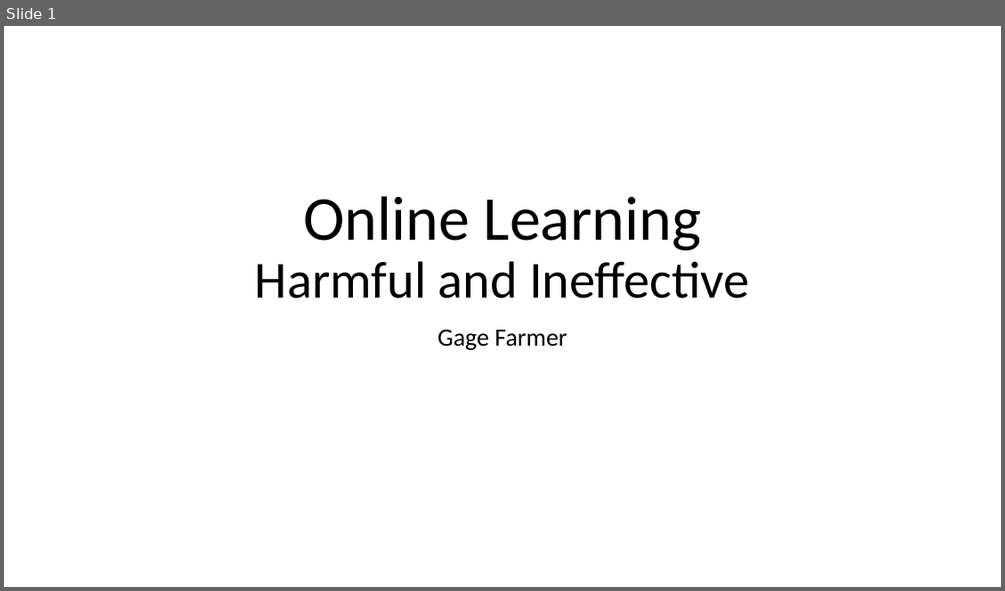
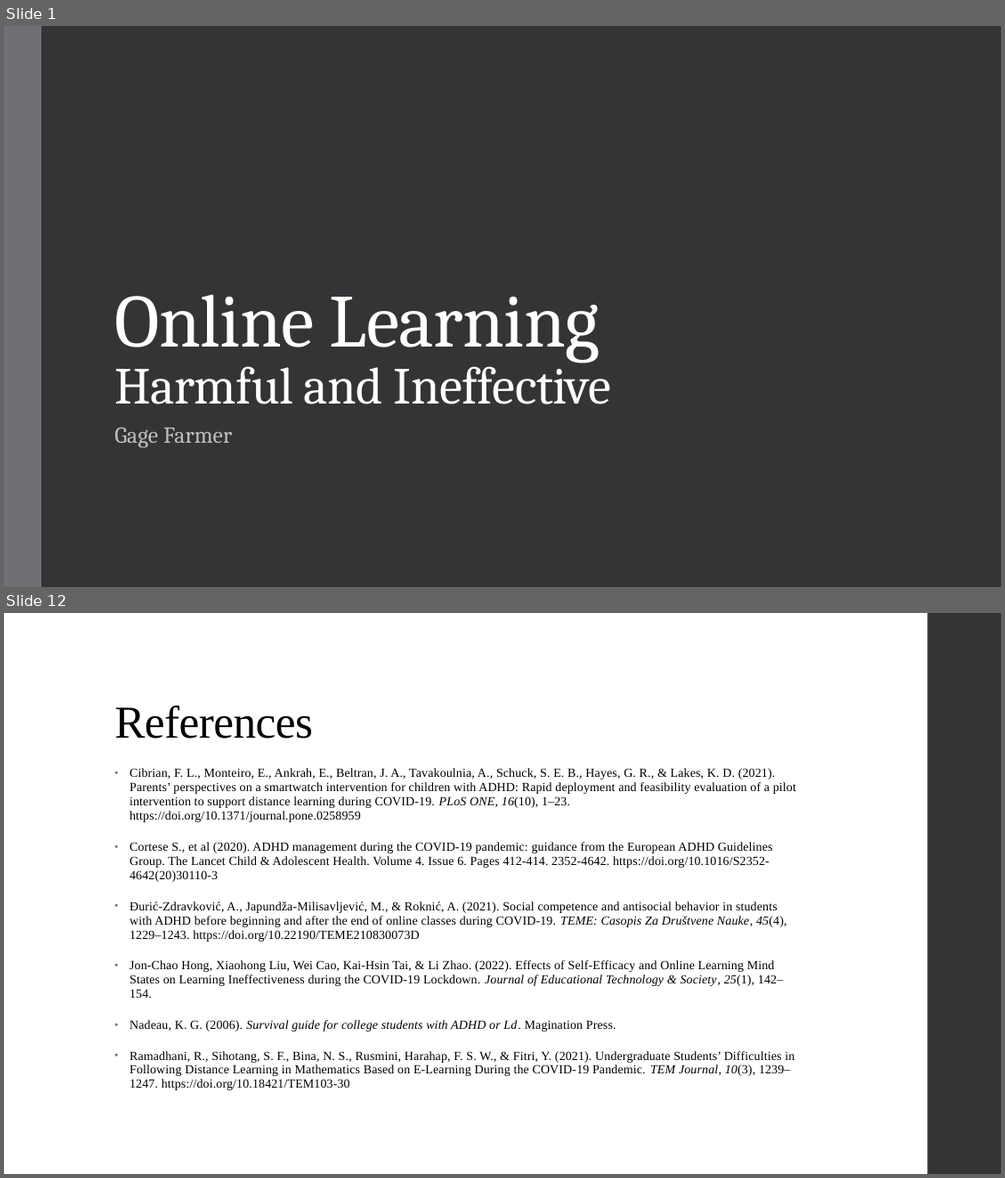
Before and after one commit to trickyok/College-Work, a slide deck: Spring 2022/Comp II/Writing Project 3/Online Learning.pptx. Shown one above the other, each under a label of ours: slide 1 before the commit, slides 1 and 12 after it; the slides between them are not shown. The pictures are 1005x591 and 1005x1178 pixels, drawn with LibreOffice and Linux fonts; fonts in the diff are those of the drawing. Boxes give left, top, right and bottom in pixels: in the first picture for what was removed or moved away, otherwise in the second. Text is boxed around its words. In the diff, an @@ line names an element or a change of style, - is before the commit and + after.

```diff
--- a/Spring 2022/Comp II/Writing Project 3/Online Learning.pptx
+++ b/Spring 2022/Comp II/Writing Project 3/Online Learning.pptx
@@ slide 12 added at (4, 613, 1001, 1174), background #FFFFFF @@
@@ rectangle added at (928, 613, 1001, 1174), fill #353537 @@
@@ title added at (114, 706, 313, 738), 44 pt, text #000000 @@
+References
@@ text added at (129, 768, 796, 1090), 12 pt, text #000000 @@
+• Cibrian, F. L., Monteiro, E., Ankrah, E., Beltran, J. A., Tavakoulnia, A., Schuck, S. E. B., Hayes, G. R., & Lakes, K. D. (2021). Parents’ perspectives on a smartwatch intervention for children with ADHD: Rapid deployment and feasibility evaluation of a pilot intervention to support distance learning during COVID-19. PLoS ONE, 16(10), 1–23. https://doi.org/10.1371/journal.pone.0258959
+• Cortese S., et al (2020). ADHD management during the COVID-19 pandemic: guidance from the European ADHD Guidelines Group. The Lancet Child & Adolescent Health. Volume 4. Issue 6. Pages 412-414. 2352-4642. https://doi.org/10.1016/S2352-4642(20)30110-3
+• Đurić-Zdravković, A., Japundža-Milisavljević, M., & Roknić, A. (2021). Social competence and antisocial behavior in students with ADHD before beginning and after the end of online classes during COVID-19. TEME: Casopis Za Društvene Nauke, 45(4), 1229–1243. https://doi.org/10.22190/TEME210830073D
+• Jon-Chao Hong, Xiaohong Liu, Wei Cao, Kai-Hsin Tai, & Li Zhao. (2022). Effects of Self-Efficacy and Online Learning Mind States on Learning Ineffectiveness during the COVID-19 Lockdown. Journal of Educational Technology & Society, 25(1), 142–154.
+• Nadeau, K. G. (2006). Survival guide for college students with ADHD or Ld. Magination Press.
+• Ramadhani, R., Sihotang, S. F., Bina, N. S., Rusmini, Harahap, F. S. W., & Fitri, Y. (2021). Undergraduate Students’ Difficulties in Following Distance Learning in Mathematics Based on E-Learning During the COVID-19 Pandemic. TEM Journal, 10(3), 1239–1247. https://doi.org/10.18421/TEM103-30
@@ slide 1 changed as well @@
@@ background #FFFFFF to #353537 @@
@@ rectangle added at (4, 26, 41, 587), fill #6F6F74 @@
@@ title "Online Learning Harmful and Ineffective": place and size @@
-title "Online Learning Harmful and Ineffective" at (255, 196, 749, 298)
+title "Online Learning Harmful and Ineffective" at (114, 294, 612, 404)
@@ title "Online Learning Harmful and Ineffective" at (114, 294, 612, 404): size 60 to 72 pt in "Online Learning"; font Calibri to Cambria, text colour #000000 to #FFFFFF, letter spacing 0 to -0.5 pt; alignment centre to left; line spacing 0.9 to 0.85 @@
@@ subtitle "Gage Farmer": place and size @@
-subtitle "Gage Farmer" at (437, 329, 566, 350)
+subtitle "Gage Farmer" at (114, 426, 232, 448)
@@ subtitle "Gage Farmer" at (114, 426, 232, 448): size 24 to 22 pt, font Calibri to Cambria, text colour #000000 to #BFBFBF, letter spacing 0 to 0.1 pt; alignment centre to left; line spacing 0.9 to 0.95; more space between paragraphs @@
```
Also in this commit, not shown: 4 other slides changed, 7 other slides added, 7 slides removed.
